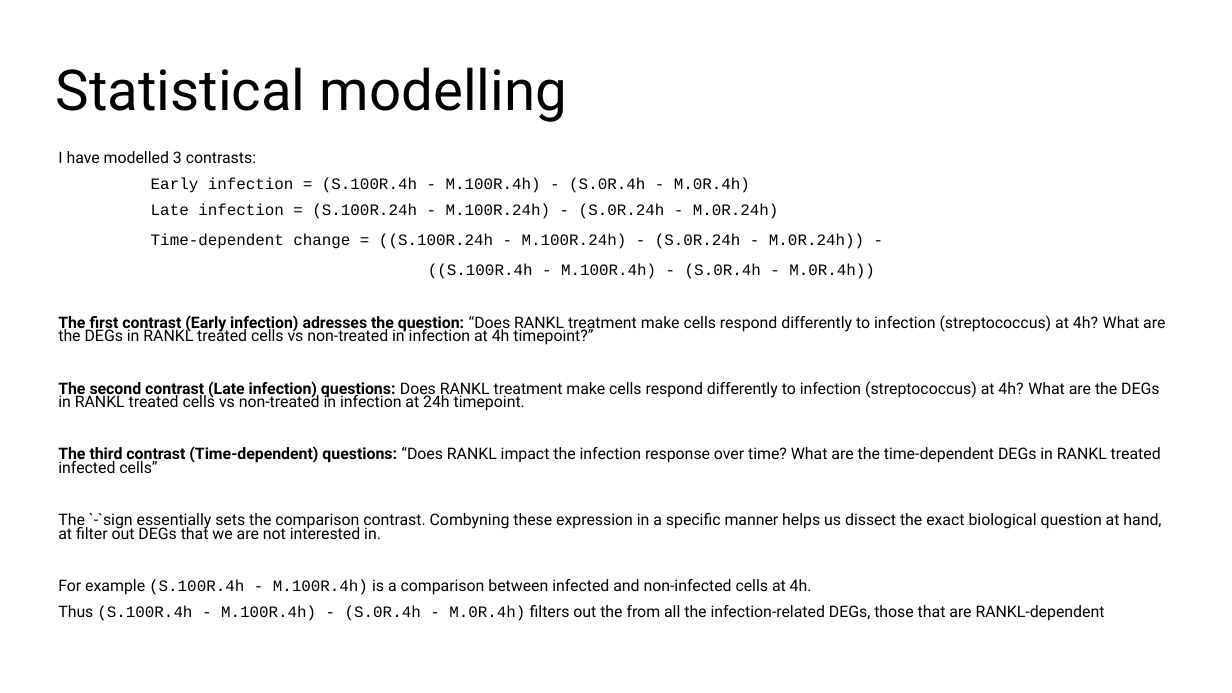
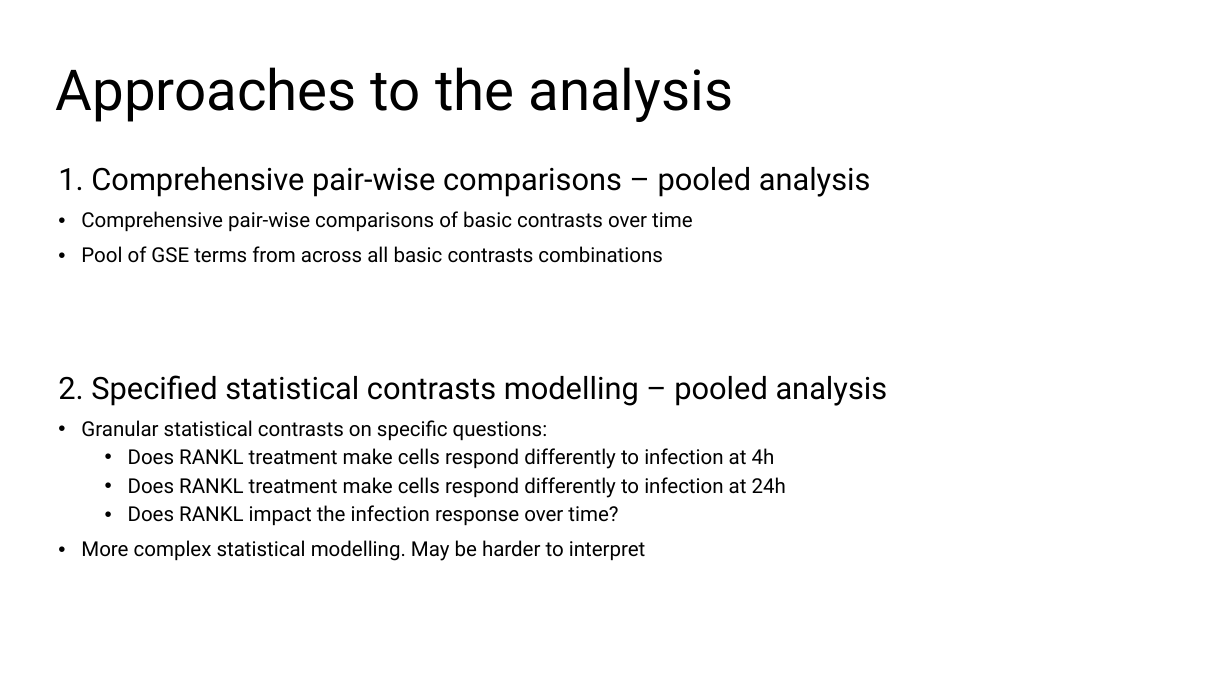
Before and after one commit to MogilenkoLabVUMC/Clara_RANKL_STAR_macrophage_infection, a slide deck: slide 3 of 3_Results/Clara_RANKL.pptx (slide 2 before the commit). Drawn at 1232x693 pixels with LibreOffice and Linux fonts; fonts in the diff are those of the drawing. Boxes give left, top, right and bottom in pixels: in the first picture for what was removed or moved away, otherwise in the second. Text is boxed around its words. In the diff, an @@ line names an element or a change of style, - is before the commit and + after.

Commit message:
Pooled analysis results

```diff
--- a/3_Results/Clara_RANKL.pptx
+++ b/3_Results/Clara_RANKL.pptx
@@ text at (56, 67, 733, 122): text changed @@
-Statistical modelling
+Approaches to the analysis
@@ text at (58, 167, 888, 561): text changed; size 12.4 to 16 pt @@
-I have modelled 3 contrasts:
-Early infection = (S.100R.4h - M.100R.4h) - (S.0R.4h - M.0R.4h)
-Late infection = (S.100R.24h - M.100R.24h) - (S.0R.24h - M.0R.24h)
-Time-dependent change = ((S.100R.24h - M.100R.24h) - (S.0R.24h - M.0R.24h)) -
-((S.100R.4h - M.100R.4h) - (S.0R.4h - M.0R.4h))
-The first contrast (Early infection) adresses the question: “Does RANKL treatment make cells respond differently to infection (streptococcus) at 4h? What are the DEGs in RANKL treated cells vs non-treated in infection at 4h timepoint?”
-The second contrast (Late infection) questions: Does RANKL treatment make cells respond differently to infection (streptococcus) at 4h? What are the DEGs in RANKL treated cells vs non-treated in infection at 24h timepoint.
-The third contrast (Time-dependent) questions: “Does RANKL impact the infection response over time? What are the time-dependent DEGs in RANKL treated infected cells”
-The `-`sign essentially sets the comparison contrast. Combyning these expression in a specific manner helps us dissect the exact biological question at hand, at filter out DEGs that we are not interested in.
-For example (S.100R.4h - M.100R.4h) is a comparison between infected and non-infected cells at 4h.
-Thus (S.100R.4h - M.100R.4h) - (S.0R.4h - M.0R.4h) filters out the from all the infection-related DEGs, those that are RANKL-dependent
+1. Comprehensive pair-wise comparisons – pooled analysis
+• Comprehensive pair-wise comparisons of basic contrasts over time
+• Pool of GSE terms from across all basic contrasts combinations
+2. Specified statistical contrasts modelling – pooled analysis
+• Granular statistical contrasts on specific questions:
+  • Does RANKL treatment make cells respond differently to infection at 4h
+  • Does RANKL treatment make cells respond differently to infection at 24h
+  • Does RANKL impact the infection response over time?
+• More complex statistical modelling. May be harder to interpret
```
Also in this commit, not shown: 14 slides added, 1 slide removed, 41 other files.
